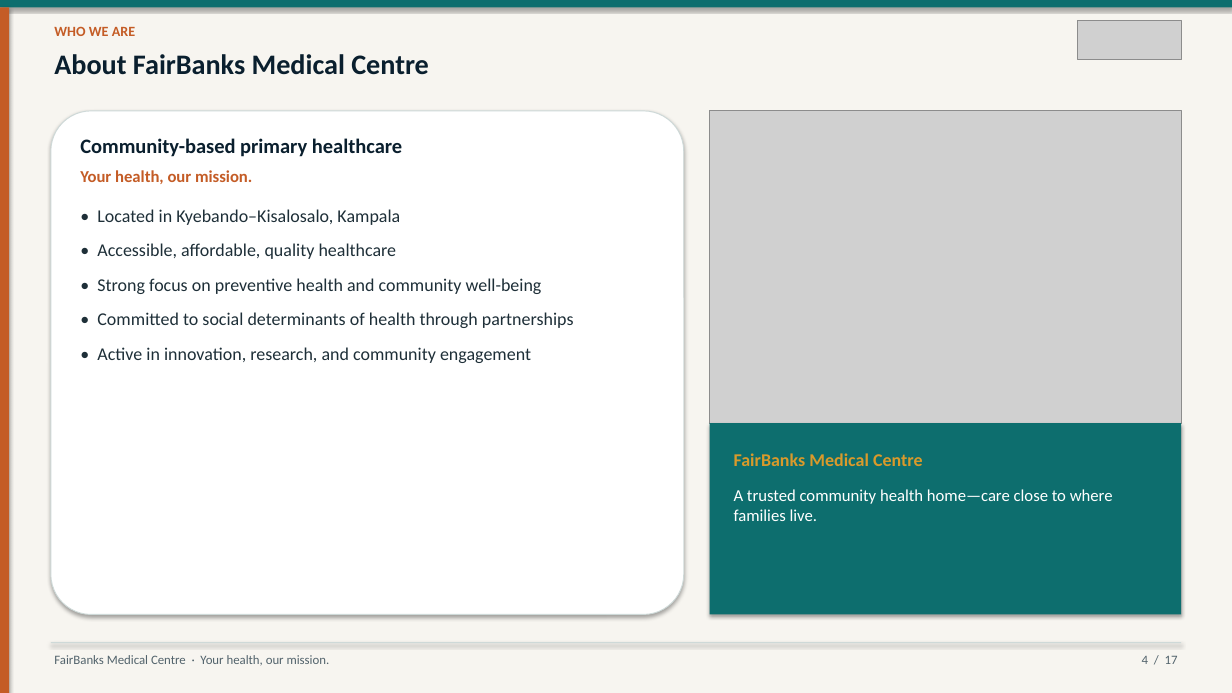
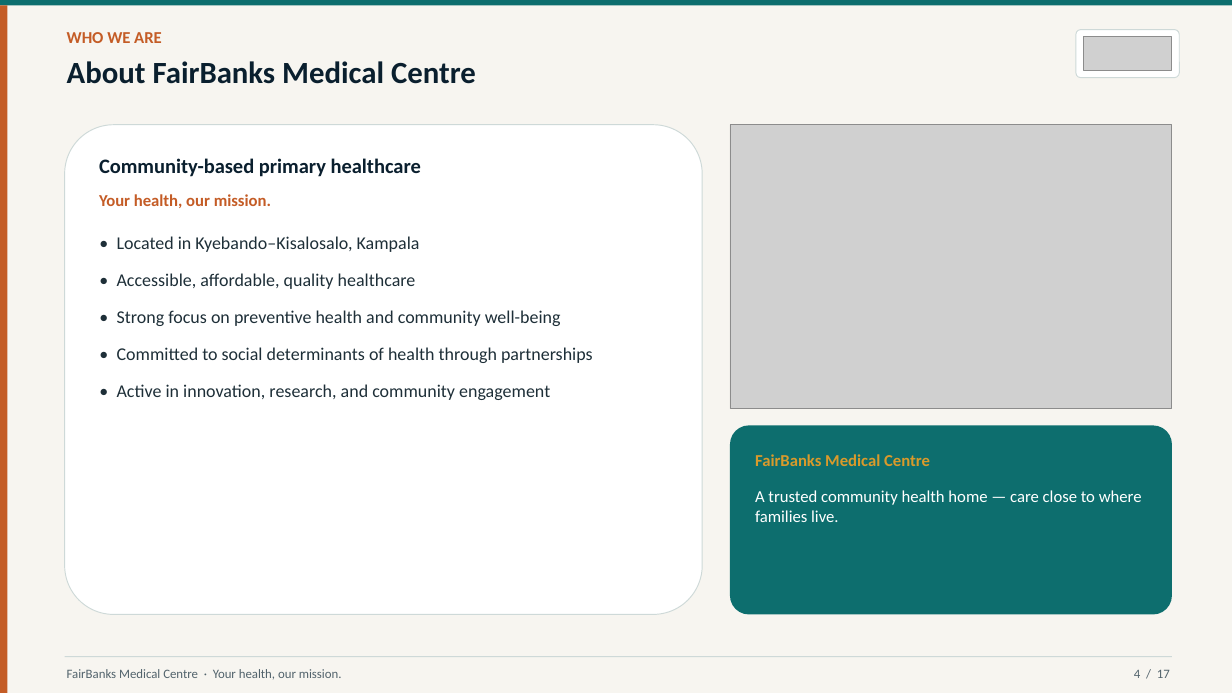
Before and after one commit to WASSWA2624/fairbanks, a slide deck: slide 4 of victoria/documents/victoria_ppt.pptx. Drawn at 1232x693 pixels with LibreOffice and Linux fonts; fonts in the diff are those of the drawing; grey boxes stand for pictures. Boxes give left, top, right and bottom in pixels: in the first picture for what was removed or moved away, otherwise in the second. Text is boxed around its words. In the diff, an @@ line names an element or a change of style, - is before the commit and + after.

Commit message:
Update Victoria University partnership proposal deck script and associated PowerPoint presentation. Adjusted branding details for clarity, improved layout dimensions, and refined text formatting. Updated images in the presentation to align with the latest assets.

```diff
--- a/victoria/documents/victoria_ppt.pptx
+++ b/victoria/documents/victoria_ppt.pptx
@@ text "WHO WE ARE": place and size @@
-text "WHO WE ARE" at (54,26,135,36)
+text "WHO WE ARE" at (67,32,162,43)
@@ text "WHO WE ARE" at (67,32,162,43): size 11 to 13 pt @@
@@ text "About FairBanks Medical Centre": place and size @@
-text "About FairBanks Medical Centre" at (54,54,429,75)
+text "About FairBanks Medical Centre" at (67,61,476,84)
@@ text "About FairBanks Medical Centre" at (67,61,476,84): size 22 to 24 pt @@
@@ rounded rectangle added at (1076,30,1179,78), fill #FFFFFF, outline #CED9D8 0.75 pt @@
@@ picture: place and size @@
-picture at (1078,20,1181,59)
+picture at (1083,37,1172,70)
@@ rounded rectangle: place and size @@
-rounded rectangle at (51,111,684,615)
+rounded rectangle at (65,125,702,615)
@@ rounded rectangle at (65,125,702,615): shadow off; proportions changed @@
@@ picture: place and size @@
-picture at (710,111,1181,423)
+picture at (730,125,1172,409)
@@ text "Community-based primary healthcare": place and size @@
-text "Community-based primary healthcare" at (80,138,402,157)
+text "Community-based primary healthcare" at (99,158,421,177)
@@ text "Your health, our mission.": place and size @@
-text "Your health, our mission." at (80,170,252,184)
+text "Your health, our mission." at (99,194,271,208)
@@ text "• Located in Kyebando–Kisalosalo, Kampala": place and size @@
-text "• Located in Kyebando–Kisalosalo, Kampala" at (97,209,574,363)
+text "• Located in Kyebando–Kisalosalo, Kampala" at (117,236,593,400)
@@ text "• Located in Kyebando–Kisalosalo, Kampala" at (117,236,593,400): more space between paragraphs @@
@@ rounded rectangle: place and size @@
-rounded rectangle at (710,423,1181,615)
+rounded rectangle at (730,425,1172,615)
@@ rounded rectangle at (730,425,1172,615): rectangle to rounded rectangle; shadow off @@
@@ text "FairBanks Medical Centre": place and size @@
-text "FairBanks Medical Centre" at (734,453,923,466)
+text "FairBanks Medical Centre" at (755,454,930,466)
@@ text "FairBanks Medical Centre" at (755,454,930,466): size 14 to 13 pt @@
@@ text at (755,490,1142,522): spaces changed @@
-A trusted community health home—care close to where families live.
+A trusted community health home — care close to where families live.
@@ shadow off in 4 elements at (0,0,1232,693), (0,0,1232,6), (0,6,7,693), (65,656,1172,657) @@
@@ rectangle: place and size @@
-rectangle at (51,642,1181,643)
+rectangle at (65,656,1172,657)
@@ text "FairBanks Medical Centre · Your ...": place and size @@
-text "FairBanks Medical Centre · Your ..." at (54,655,330,666)
+text "FairBanks Medical Centre · Your ..." at (67,669,342,679)
@@ text "4 / 17": place and size @@
-text "4 / 17" at (1142,656,1178,664)
+text "4 / 17" at (1134,670,1170,678)
```
Also in this commit, not shown: 16 other slides changed, 2 other files.
